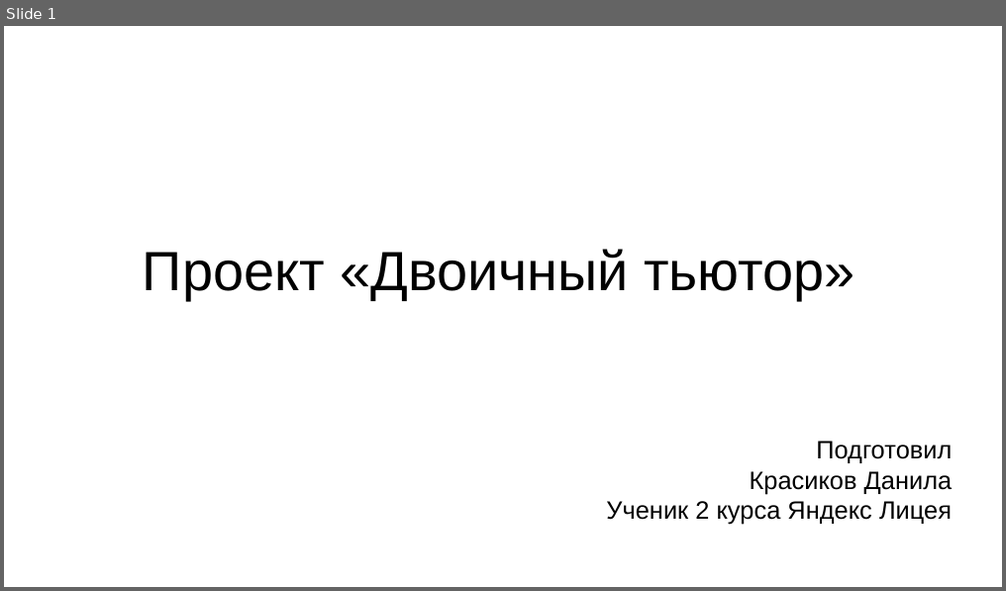
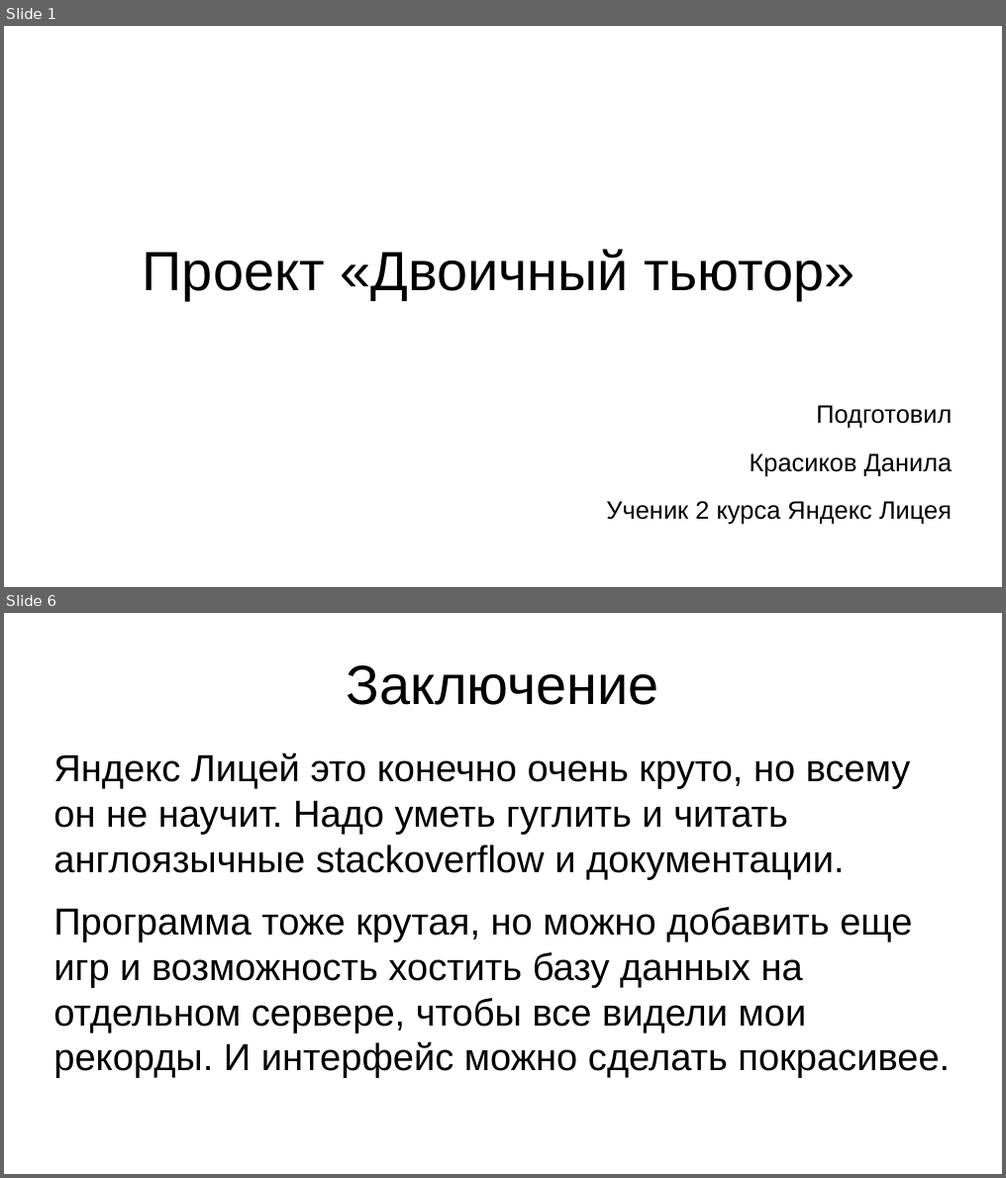
Before and after one commit to krasikovdp-2/binary_tutor, a slide deck: presentation.odp. Shown one above the other, each under a label of ours: slide 1 before the commit, slides 1 and 6 after it; the slides between them are not shown. The pictures are 1006x591 and 1006x1178 pixels, drawn with LibreOffice and Linux fonts; fonts in the diff are those of the drawing. Boxes give left, top, right and bottom in pixels: in the first picture for what was removed or moved away, otherwise in the second. Text is boxed around its words. In the diff, an @@ line names an element or a change of style, - is before the commit and + after.

```diff
--- a/presentation.odp
+++ b/presentation.odp
@@ slide 6 added at [4,613,1002,1174], background #FFFFFF @@
@@ title added at [347,665,659,705], 44 pt, text #000000 @@
+Заключение
@@ text added at [54,753,949,1078], 30 pt, text #000000 @@
+Яндекс Лицей это конечно очень круто, но всему он не научит. Надо уметь гуглить и читать англоязычные stackoverflow и документации.
+Программа тоже крутая, но можно добавить еще игр и возможность хостить базу данных на отдельном сервере, чтобы все видели мои рекорды. И интерфейс можно сделать покрасивее.
@@ slide 1 changed as well @@
@@ subtitle "Подготовил" at [606,405,952,525]: more space between paragraphs @@
```
Also in this commit, not shown: 5 other slides added, 3 slides removed.
